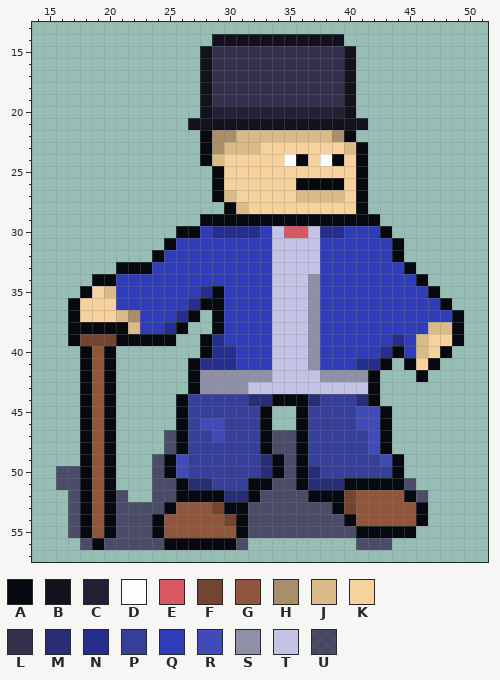
Sprite sheet, stored at images/units/helix/junior-alchemist.png. That is the earlier state.
The file is 72x72 pixels. Shown: x 14..51, y 13..57.
Palette (. is transparent): A #060a10  B #12111c  C #222034  D #fefefe  E #d95763  F #73442f  G #8f563b  H #a88f6a  J #d9ba89  K #f6d39c  L #34314f  M #282e73  N #252e8f  P #363f99  Q #303cba  R #404ab8  S #8f90a8  T #c3c3e6  U #17003599
Once edited:
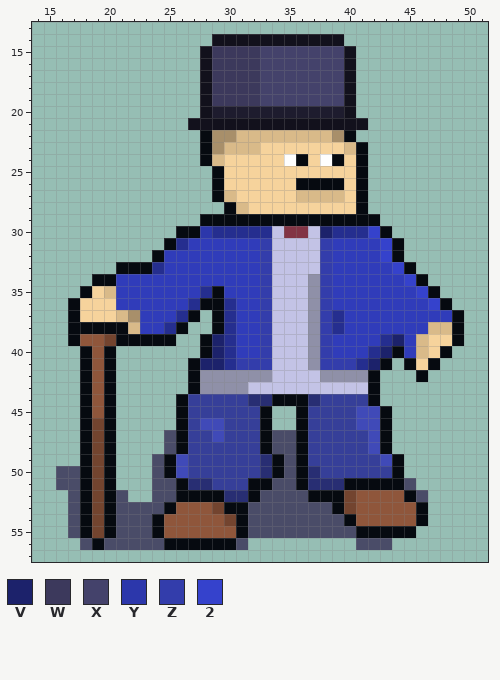
Colours new in this view: V #1c226b  W #3c395c  X #44426b  Y #2c37ab  Z #333dab  2 #3542cc
Diff:
colour C: #222034 -> #1e1c2e
colour E: #d95763 -> #823444
Changed rows in their new state; - is a pixel that keeps its letter.
first column x 29:
15 WWWWXXXXXXX
16 WWWWXXXXXXX
17 WWWWXXXXXXX
18 WWWWXXXXXXX
19 WWWWXXXXXXX
first column x 18:
30 ----------Y----N----V-NN2-----
31 --------N------Z----Z----2----
32 ---------------Z----Z----2----
33 ------N--------Z----Z-----2---
34 ---------------Z----Z------2--
35 ---------------Z----Z-------2-
36 ------------N--Z----Z--------2
37 ------------N--Z----ZN--------
38 ------------N--Z----ZN--------
39 GG---------VN--Z----Z----NV---
40 -----------V---Z----Z---NV----
41 ----------VV-ZZZ----ZZZ-V-----
44 -----------------------P------
46 -F----------------------------
47 -F----------------------------
48 -F----------------------------
49 -F----------------------------
50 -F----------------------------
51 -F----------------------------
52 -F----------------------------
53 -F----------------------------
54 -F----------------------------
55 -F----------------------------
Changed places in both pictures, as pixel boxes (x1, y1, x2, y2):
changed: (212, 46, 344, 118)
changed: (152, 226, 440, 406)
changed: (80, 334, 104, 346)
changed: (92, 418, 104, 538)
